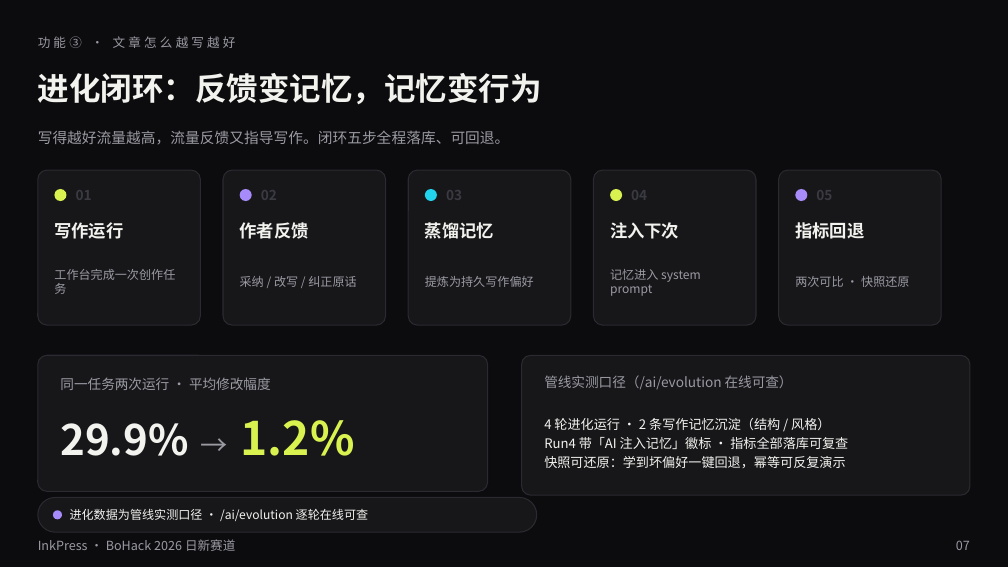
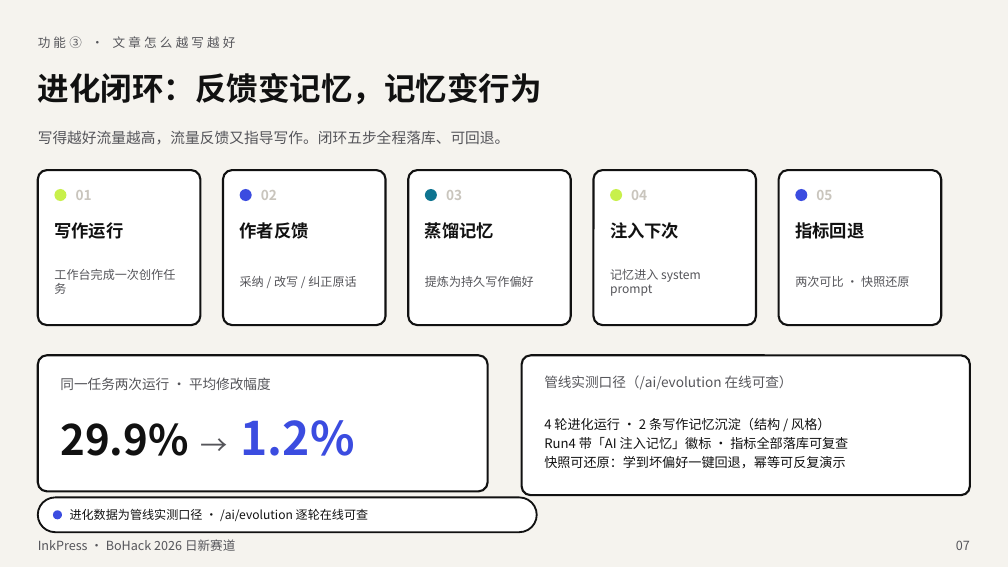
Before and after one commit to lggyx/inkpress2agent, a slide deck: slide 7 of docs/InkPress-BoHack2026-路演.pptx. Drawn at 1008x567 pixels with LibreOffice and Linux fonts; fonts in the diff are those of the drawing. Boxes give left, top, right and bottom in pixels: in the first picture for what was removed or moved away, otherwise in the second. Text is boxed around its words. In the diff, an @@ line names an element or a change of style, - is before the commit and + after.

```diff
--- a/docs/InkPress-BoHack2026-路演.pptx
+++ b/docs/InkPress-BoHack2026-路演.pptx
@@ background #0C0C0E to #F5F3EE @@
@@ ellipse at [54, 189, 67, 201]: fill #D9F24F to #C8F04B @@
@@ ellipse at [425, 189, 437, 201]: fill #22D3EE to #0E7490 @@
@@ ellipse at [610, 189, 622, 201]: fill #D9F24F to #C8F04B @@
@@ text colour #3A3A42 to #C9C5BD in 5 elements at [76, 190, 92, 200], [261, 190, 277, 200], [446, 190, 462, 200], [631, 190, 647, 200], [816, 190, 832, 200] @@
@@ fill #17171A to #FFFFFF; outline #2A2A30 1 pt to #111111 2 pt in 7 elements at [38, 170, 200, 325], [223, 170, 386, 325], [408, 170, 571, 325], [594, 170, 756, 325], [779, 170, 941, 325], [38, 355, 488, 492], [522, 355, 970, 495] @@
@@ text "29.9% → 1.2%" at [60, 420, 355, 456]: text colour #F2F2EE to #111111 in "29.9%"; text colour #9A9AA3 to #55555A in "→"; text colour #D9F24F to #3B4CE0 in "1.2%" @@
@@ rounded rectangle at [38, 498, 537, 532]: fill #17171A to #FFFFFF; outline #2A2A30 1 pt to #111111 1.75 pt @@
@@ text colour #F2F2EE to #111111 in 8 elements at [38, 73, 542, 104], [54, 222, 123, 239], [240, 222, 309, 239], [425, 222, 494, 239], [610, 222, 679, 239], [795, 222, 864, 239], [544, 418, 848, 468], [70, 509, 369, 521] @@
@@ fill #A78BFA to #3B4CE0 in 3 elements at [240, 189, 252, 201], [796, 189, 808, 201], [53, 510, 62, 520] @@
@@ text colour #9A9AA3 to #55555A in 11 elements at [38, 36, 236, 48], [38, 130, 510, 144], [54, 269, 175, 294], [240, 276, 356, 287], [425, 276, 534, 287], [610, 269, 701, 296], [795, 276, 909, 287], [60, 377, 271, 390], [544, 375, 793, 390], [38, 539, 235, 551], [956, 540, 970, 550] @@
```
Also in this commit, not shown: 11 other slides changed, 10 other files.
